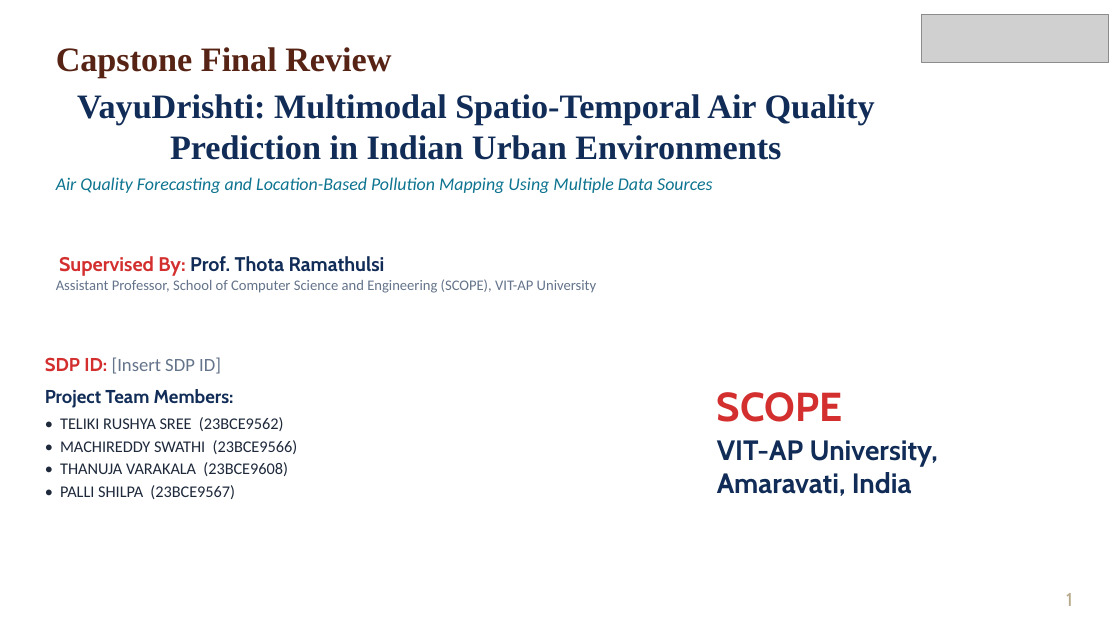
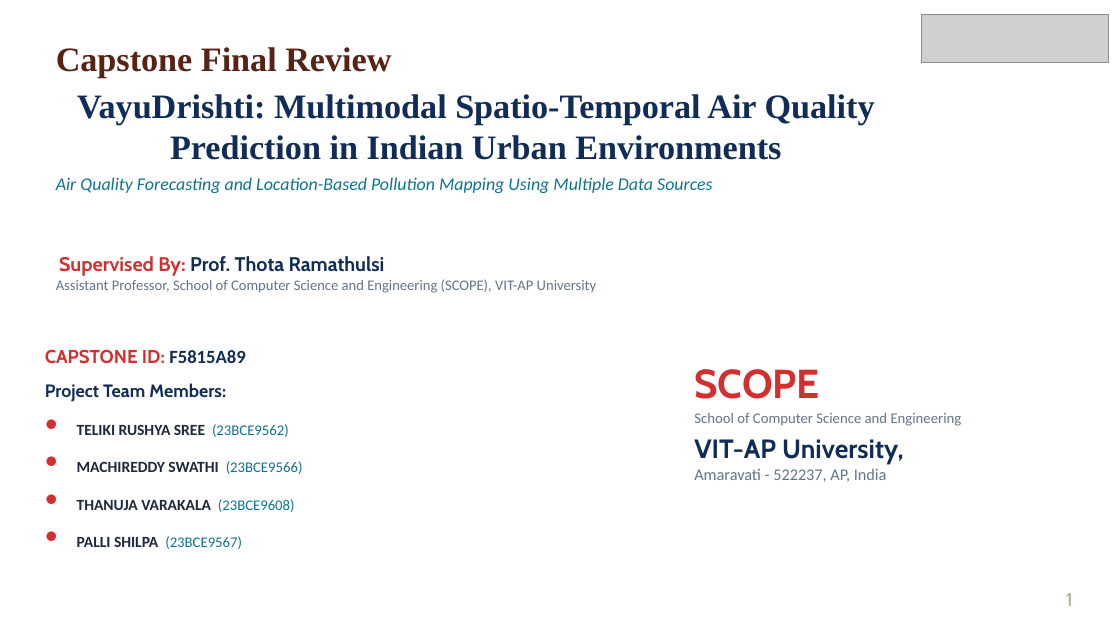
Before and after one commit to Rushyasree/Multimodal_airquality_prediction, a slide deck: slide 1 of docs/VayuDrishti_Final_Review_Simple_Language.pptx. Drawn at 1120x630 pixels with LibreOffice and Linux fonts; fonts in the diff are those of the drawing; grey boxes stand for pictures; background and template pictures are left out. Boxes give left, top, right and bottom in pixels: in the first picture for what was removed or moved away, otherwise in the second. Text is boxed around its words. In the diff, an @@ line names an element or a change of style, - is before the commit and + after.

Commit message:
Update Capstone ID to F5815A89 and enhance Slide 1 visual hierarchy and typography

```diff
--- a/docs/VayuDrishti_Final_Review_Simple_Language.pptx
+++ b/docs/VayuDrishti_Final_Review_Simple_Language.pptx
@@ text at bbox=[45, 349, 246, 364]: text changed; font Calibri to Cabin; text colour #64748B to #D32F2F; bold on @@
-SDP ID: [Insert SDP ID]
+CAPSTONE ID: F5815A89
@@ text "CAPSTONE ID: F5815A89": place and size @@
-text "CAPSTONE ID: F5815A89" at bbox=[45, 357, 298, 499]
+text "CAPSTONE ID: F5815A89" at bbox=[45, 349, 303, 549]
@@ text "SCOPE": place and size @@
-text "SCOPE" at bbox=[717, 392, 938, 496]
+text "SCOPE" at bbox=[694, 369, 962, 482]
@@ text at bbox=[45, 383, 303, 549]: size 12 to 11.5 pt in "Project Team Members:"; size 10.5 to 18 pt, font Calibri to TeX Gyre Bonum, text colour #1E293B to #D32F2F in "•", "•", "•", "•"; size 10.5 to 10 pt in "TELIKI RUSHYA SREE", "MACHIREDDY SWATHI", "THANUJA VARAKALA", "PALLI SHILPA"; size 10.5 to 9.5 pt, text colour #1E293B to #0E7490 in "(23BCE9562)", "(23BCE9566)", "(23BCE9608)", "(23BCE9567)"; bold on in "• TELIKI RUSHYA SREE", "• MACHIREDDY SWATHI", "• THANUJA VARAKALA", "• PALLI SHILPA" @@
@@ text at bbox=[694, 369, 903, 464]: size 18 to 17 pt in "VIT-AP University,"; less space between paragraphs @@
@@ text at bbox=[694, 413, 962, 426]: paragraph added @@
+School of Computer Science and Engineering
@@ text at bbox=[694, 469, 887, 482]: text changed; size 18 to 10.5 pt; font Cabin to Calibri; text colour #102C57 to #64748B; bold off @@
-Amaravati, India
+Amaravati - 522237, AP, India
```
Also in this commit, not shown: 14 other slides changed, 12 other files.
